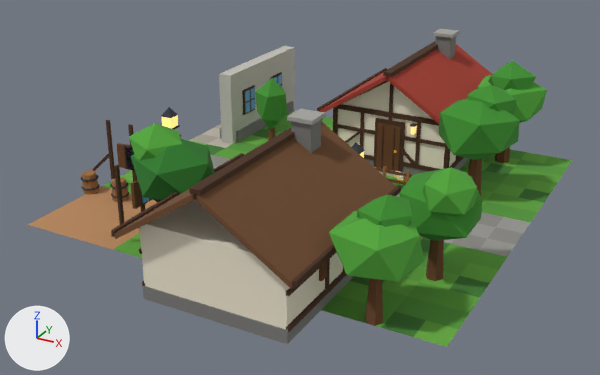
Two versions of the glTF model assets/models/town/chunk_3_2.glb, one commit apart.
Camera for both pictures: a camera (50 mm lens) standing at (69.8, -67.1, 13.4) and looking at (55.7, -41.5, 0.6). The axes (+X, +Y, +Z) are drawn at lower left. The lights are the same throughout. The older version comes first. Vertices at exactly the same position are counted once.

In view in the first picture: 'chunk_3_2'.
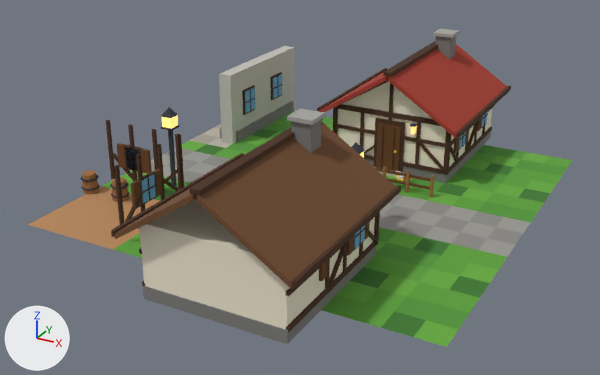
What differs and where, as boxes (x1, y1, x2, y2) in the pictures (600 x 375 px; the box of a moved part takes in the faces that stretch with it):
part 1 of me_chunk_3_2, moved or reshaped: before (92, 153, 109, 171); after (112, 153, 133, 180)
part 2 of me_chunk_3_2, moved or reshaped (mostly hidden): before (153, 199, 161, 202); after (163, 179, 180, 191)
part 3 of me_chunk_3_2, deleted (green): before (129, 61, 547, 326)
part 4 of me_chunk_3_2, moved or reshaped: before (400, 98, 519, 167); after (125, 121, 478, 288)

The edits, one by one:
me_chunk_3_2 is used by ob_chunk_3_2; location (0.0, 0.0, 0.0).
me_chunk_3_2 had 2239 vertices, 3496 faces and spanned x 47.6..64.0, y -50.5..-30.5, z 0.0..4.9.
me_chunk_3_2 now has 2051 vertices, 3180 faces and spans x 47.7..64.0, y -50.5..-30.5, z 0.0..4.9.
me_chunk_3_2 part 1: the loose piece of 8 vertices spanning x 47.6..48.6, y -44.0..-43.9, z 0.6..1.5 is scaled about its middle by (0.99, 1, -0.986), then moved by (1.1, 0.0, 0.0).
me_chunk_3_2 part 2: the loose piece of 8 vertices spanning x 52.0..52.1, y -46.2..-45.2, z 0.6..1.5 is moved by (0.0, 1.1, 0.0).
me_chunk_3_2 part 3: 17 loose pieces with 200 vertices, spanning x 51.5..63.6, y -48.9..-32.0, z 0.0..4.5, are deleted.
Part 4, on me_chunk_3_2:
55 vertices are removed from x 49.8..62.9, y -46.3..-32.2, z 0.5..4.1.
148 faces are deleted.
16 vertices move within x 50.9..60.1, y -46.4..-33.4, z 0.0..1.5.
53 vertices are added at x 51.0..60.1, y -47.4..-33.5, z 0.5..1.6.
8 new vertices lie (0.0, -1.1, -1.0) away from vertices in x 60.0..60.1, y -46.5..-33.4, z 1.5..1.6.
6 new vertices lie (0.0, -1.1, 1.0) away from vertices in x 60.0..60.1, y -44.0..-35.8, z 0.5..0.6.
148 new faces join them, mat_timber.
16 new faces join them, mat_leaf_b.
me_chunk_3_2 no longer uses material mat_trunk.
me_chunk_3_2 no longer uses material mat_leaf_c.
me_chunk_3_2 no longer uses material mat_leaf_a.
